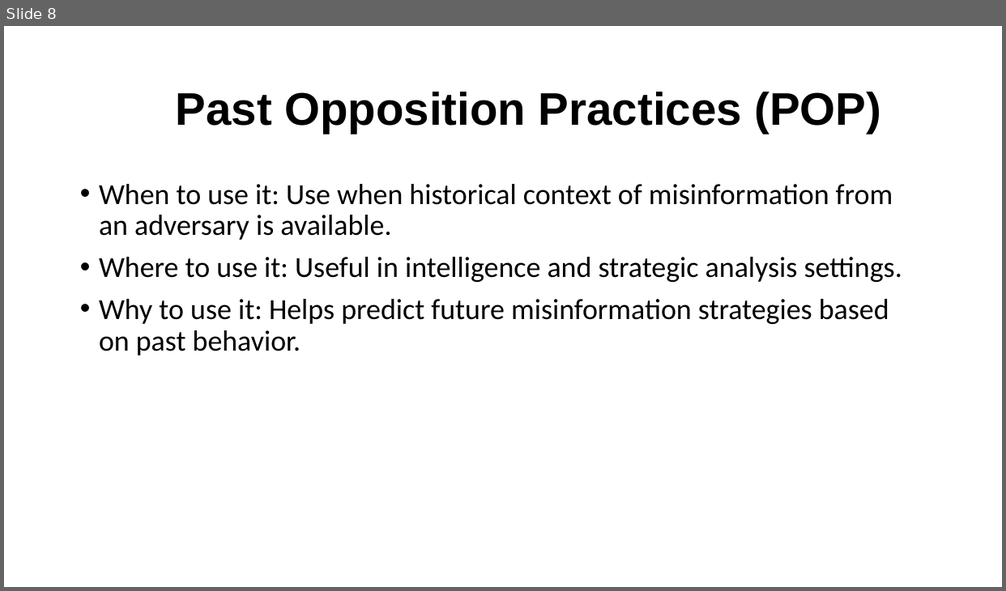
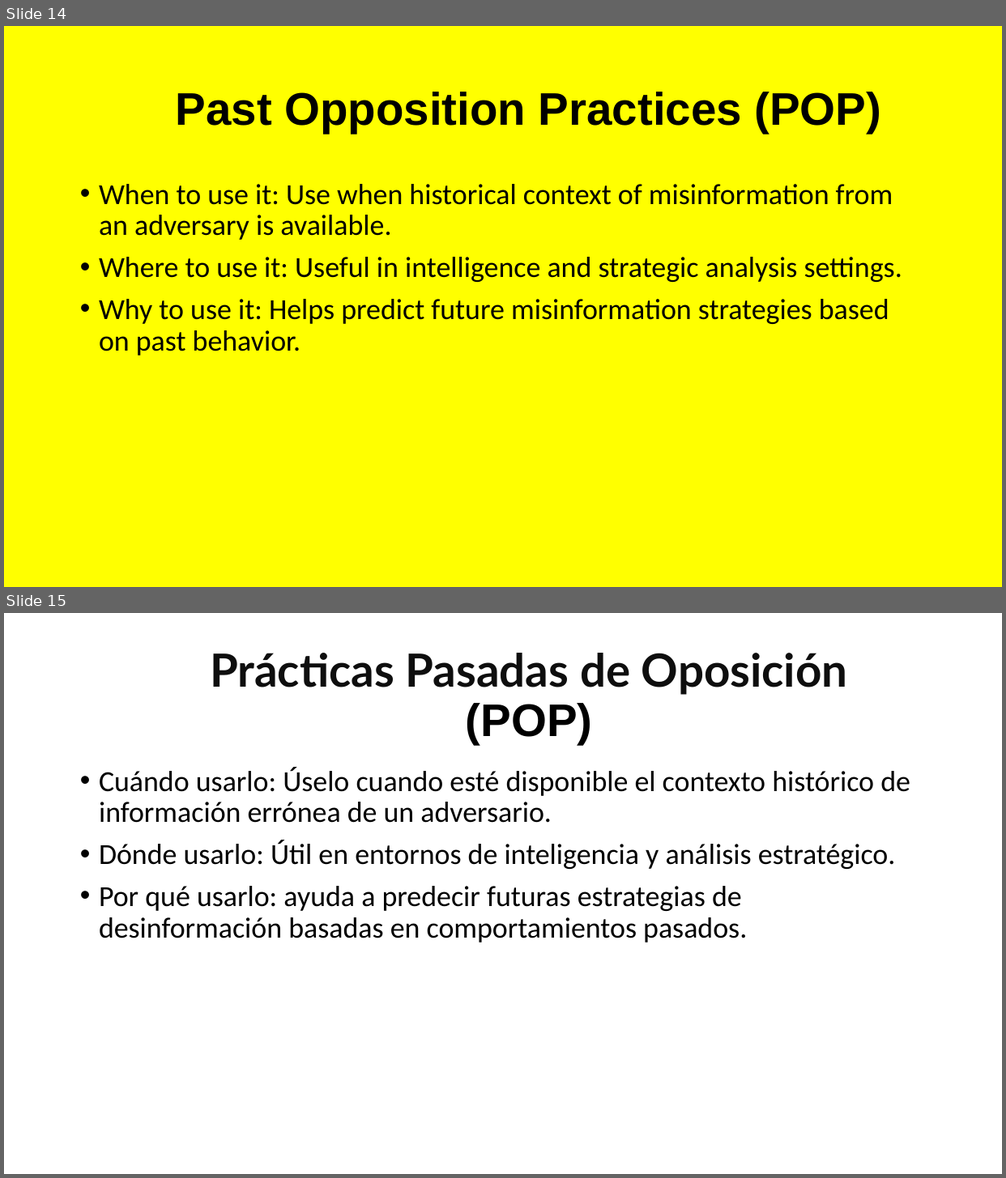
Before and after one commit to irregularchat/Counter_Malign_Information_Training, a slide deck: Counter_Malign_Information/4-Implement-For_Instructors/Lesson_Plans/Lesson_05-Identify_Malign_Information/Audio_Visual-Identify_Misinformation/Instructor-Lesson_Slide-Identify_Misinformation.pptx. Shown one above the other, each under a label of ours: slide 8 before the commit, slides 14 and 15 after it. The pictures are 1006x591 and 1006x1178 pixels, drawn with LibreOffice and Linux fonts; fonts in the diff are those of the drawing. Boxes give left, top, right and bottom in pixels: in the first picture for what was removed or moved away, otherwise in the second. Text is boxed around its words. In the diff, an @@ line names an element or a change of style, - is before the commit and + after.

```diff
--- a/Counter_Malign_Information/4-Implement-For_Instructors/Lesson_Plans/Lesson_05-Identify_Malign_Information/Audio_Visual-Identify_Misinformation/Instructor-Lesson_Slide-Identify_Misinformation.pptx
+++ b/Counter_Malign_Information/4-Implement-For_Instructors/Lesson_Plans/Lesson_05-Identify_Malign_Information/Audio_Visual-Identify_Misinformation/Instructor-Lesson_Slide-Identify_Misinformation.pptx
@@ slide 15 added at bbox=[4, 613, 1002, 1174], background #FFFFFF @@
@@ title added at bbox=[210, 653, 848, 745], 44 pt, text #0E0E0E, bold @@
+Prácticas Pasadas de Oposición
+(POP)
@@ text added at bbox=[99, 767, 910, 943], 28 pt, text #000000 @@
+• Cuándo usarlo: Úselo cuando esté disponible el contexto histórico de información errónea de un adversario.
+• Dónde usarlo: Útil en entornos de inteligencia y análisis estratégico.
+• Por qué usarlo: ayuda a predecir futuras estrategias de desinformación basadas en comportamientos pasados.
@@ what was slide 8 is now slide 14 @@
@@ slide 14 changed as well @@
@@ background #FFFFFF to #FFFF00 @@
```
Also in this commit, not shown: 16 other slides changed, 26 other slides added, 1 slide removed, 3 other files.
